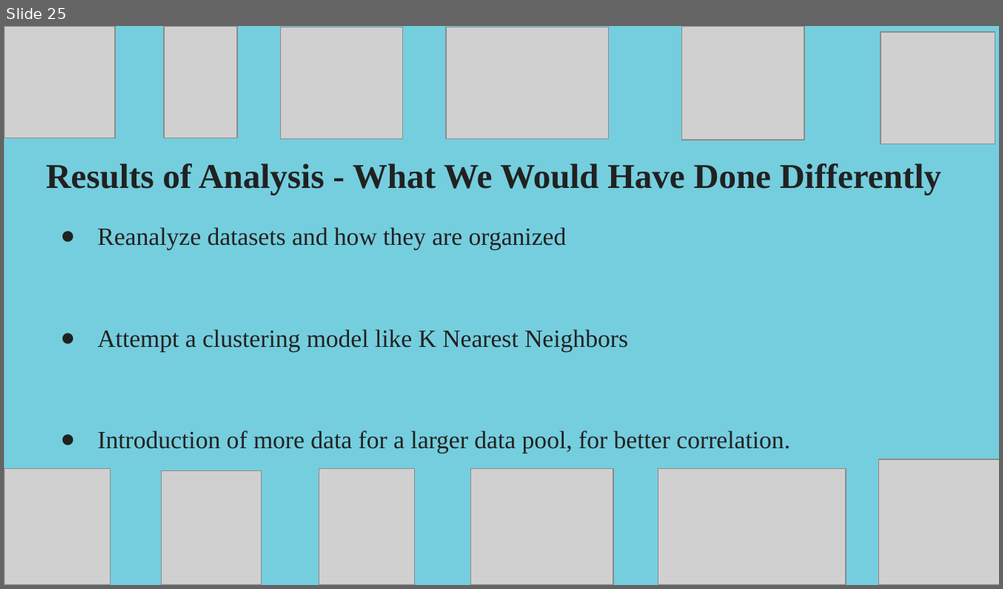
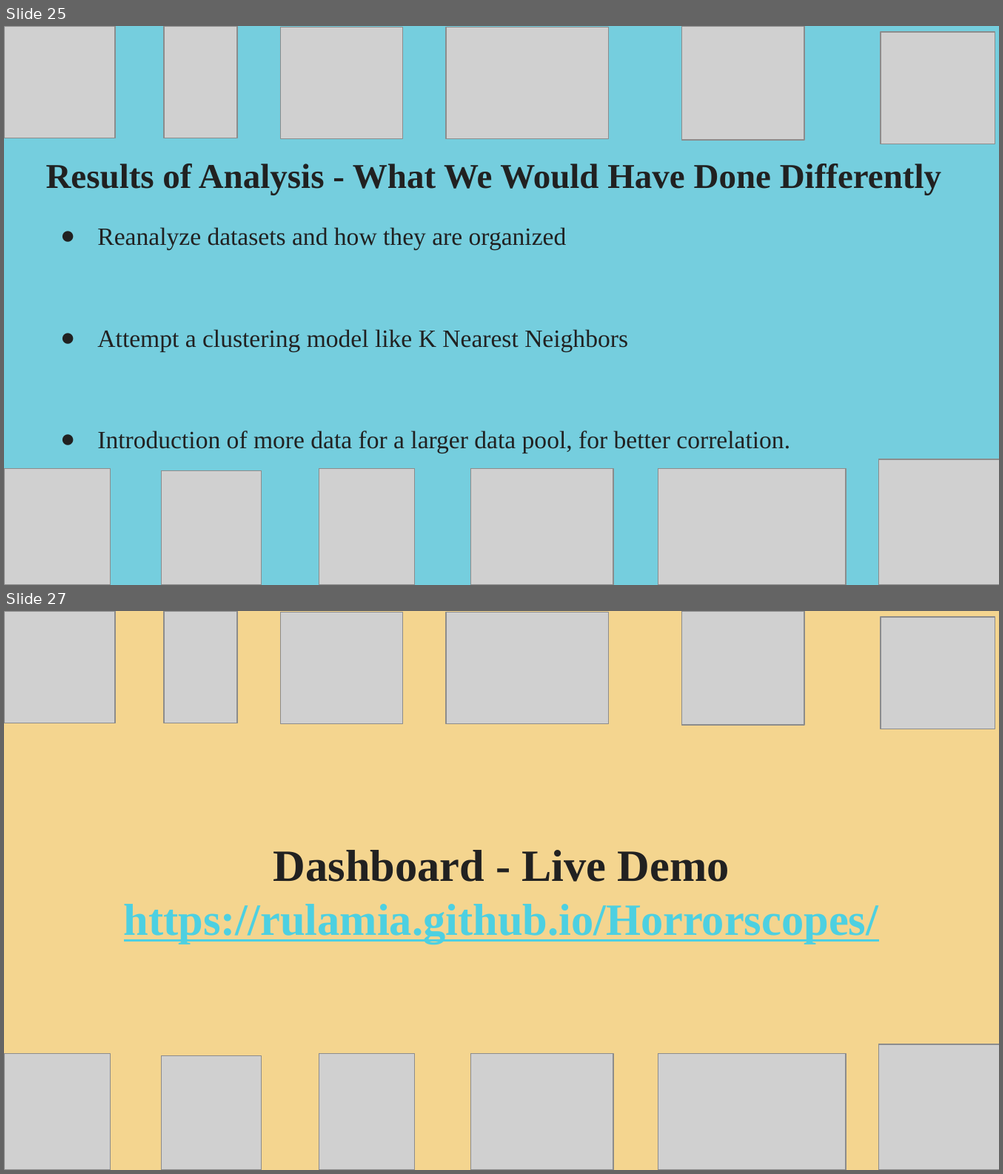
Before and after one commit to rulamia/Horrorscopes, a slide deck: HorrorscopesFinal.pptx. Shown one above the other, each under a label of ours: slide 25 before the commit, slides 25 and 27 after it; the slides between them are not shown. The pictures are 1003x589 and 1003x1174 pixels, drawn with LibreOffice and Linux fonts; fonts in the diff are those of the drawing; grey boxes stand for pictures. Boxes give left, top, right and bottom in pixels: in the first picture for what was removed or moved away, otherwise in the second. Text is boxed around its words. In the diff, an @@ line names an element or a change of style, - is before the commit and + after.

Commit message:
Finalizing Horrorscope Presentation

```diff
--- a/HorrorscopesFinal.pptx
+++ b/HorrorscopesFinal.pptx
@@ slide 27 added at (x1=4, y1=611, x2=999, y2=1170), background #F4D58F @@
@@ group added at (x1=4, y1=611, x2=995, y2=729): 6 pictures @@
@@ title added at (x1=124, y1=850, x2=878, y2=944), 32.4 pt, text #4DD0E1, bold, underline @@
+Dashboard - Live Demo
+https://rulamia.github.io/Horrorscopes/
@@ group added at (x1=4, y1=1045, x2=999, y2=1170): 6 pictures @@
```
Also in this commit, not shown: 2 other slides added.
